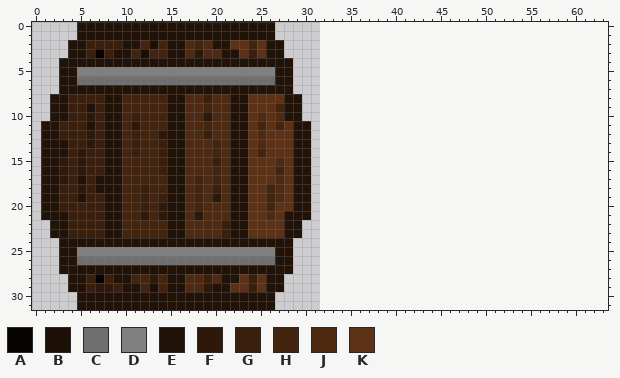
A pixel-art sprite gets an edit: res/img/barrel.png. The first picture shows the starting point.
The file is 32x32 pixels. Colours within 5 levels of each other are drawn and written as one. The old version is drawn lined up with the new one, on the new canvas.
Palette (. is transparent): A #060301  B #1c0f06  C #6f6f6f  D #808080  E #221309  F #2d180a  G #3a1f0d  H #43240f  J #4f2a12  K #5c3115
Pixels before, first column x 1:
 0 ....EEEEEEEEEEEEEEEEEEEEEE....
 1 ....EEEEEEEEEEEEEEEEEEEEEE....
 2 ...EEGGGGEEHBHEEJHJEEKKHKEE...
 3 ...EEGAGEEHBHHEEJFJJEEKGKEE...
 4 ..EEEEEEEEEEEEEEEEEEEEEEEEEE..
 5 ..EEDDDDDDDDDDDDDDDDDDDDDDEE..
 6 ..EECCCCCCCCCCCCCCCCCCCCCCEE..
 7 ..EEEEEEEEEEEEEEEEEEEEEEEEEE..
 8 .EEGGGGEEHHHHHEEJJGJJEEKKKKEE.
 9 .EEGGEGEEHHHHHEEJJHJJEEKKKHEE.
10 .EEGGFGEEHGHHHEEJJFJJEEKJKJEE.
11 EEGGGEGEEHFHHHEEJJHJJEEKHKHKEE
12 EEGGGFGEEHGHHFEEJJGJJEEKJKKKEE
13 EEEGGFGEEHGHHGEEJJJHJEEKJKKKEE
14 EEEGFGGEEHGHHGEEJJJHJEEKHKKKEE
15 EEFGFGGEEHHHHGEEJJJGJEEKKKJKEE
16 EEFGFGGEEHHHHGEEJJJHJEEKKKHKEE
17 EEFGEGEEEHHHHHEEJHJHJEEKKKJKEE
18 EEGGFGEEEHHGHHEEJHJGJEEKKHJKEE
19 EEGGEGGEEHHGHGEEJHJFJEEKKHJKEE
20 EEGGGGGEEHHGHFEEJHJJJEEKKHKKEE
21 EEEGGGGEEHHFHFEEJFJJJEEKKJKEEE
22 .EEGGGGEEHHHHHEEJJJJGEEKKKKEE.
23 .EEGGGGEEHHHHHEEJJJJGEEKKKKEE.
24 ..EEEEEEEEEEEEEEEEEEEEEEEEEE..
25 ..EEDDDDDDDDDDDDDDDDDDDDDDEE..
26 ..EECCCCCCCCCCCCCCCCCCCCCCEE..
27 ..EEEEEEEEEEEEEEEEEEEEEEEEEE..
28 ...EEGAGEEHHFHEEJJGJEEKGKEE...
29 ...EEGFFGEEHBHEEJJFEEKKGKEE...
30 ....EEEEEEEEEEEEEEEEEEEEEE....
31 ....EEEEEEEEEEEEEEEEEEEEEE....
After the commit:
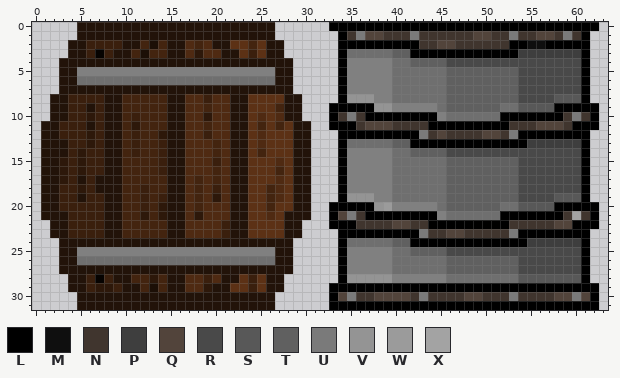
Colours new in this view: L #000000  M #0f0f0f  N #40352e  P #3e3e3e  Q #52443b  R #494949  S #585858  T #606060  U #7a7a7a  V #949494  W #9b9b9b  X #a3a3a3
The edit:
canvas 32x32 -> 64x32
y 0: x 33..62 .............................. -> LLLLLLLLLLLLLLLLLLLLLLLLLLLLLL
y 1: x 34..61 ............................ -> LNUQQNNNUNNNNNNQQNNUNNQQNUNL
y 2: x 34..61 ............................ -> LLLLLLLLLNNQQNNNNNNLLMMLLLLL
y 3: x 34..61 ............................ -> LCCCCCTTLLLLLLLLLLLLPPPPPPPL
y 4: x 34..61 ............................ -> LDDDDDCCTTTTRRRRRRRRRRRRRRRL
y 5..7: x 34..61 ............................ -> LDDDDDCCCCCCTTTTTTTTRRRRRRRL
y 8: x 34..61 ............................ -> LVVVDDCCCCCCTTTTTTTTRRRRSSSL
y 9: x 33..62 .............................. -> LLLLLVVDDDDDCTTTTTTCCSSSSLLLLL
y 10: x 33..62 .............................. -> LNUNLLLLLLLLDCCCCCCLLLLLLLNUNL
y 11: x 33..62 .............................. -> LLLNQQQNNNNLLLLLLLLLNNNQQQNLLL
y 12: x 34..61 ............................ -> LLLLLLLLLUNQNNNNQQNULLLLLLLL
y 13: x 34..61 ............................ -> LCCCCCTTLLLLLLLLLLLLLPPPPPPL
y 14: x 34..61 ............................ -> LDDDDDCCTTTTRRRRRRRRRRRRRRRL
y 15..18: x 34..61 ............................ -> LDDDDDCCCCCCTTTTTTTTRRRRRRRL
y 19: x 34..61 ............................ -> LVVVDDCCCCCCTTTTTTTTRRRRSSSL
y 20: x 33..62 .............................. -> LLLLLVWDDDDDCTTTTTTCCSSSSLLLLL
y 21: x 33..62 .............................. -> LQUNLLLLLLLLDCCCCCCLLLLLLLNXNL
y 22: x 33..62 .............................. -> LLLNNNNQQNNLLLLLLLLLNNNNNQQLLL
y 23: x 34..61 ............................ -> LLLLLLLLLUNNQQNNNNNULLLLLLLL
y 24: x 34..61 ............................ -> LCCCCCTTLLLLLLLLLLLLLPPPPPPL
y 25: x 34..61 ............................ -> LDDDDDCCTTTTRRRRRRRRRRRRRRRL
y 26..27: x 34..61 ............................ -> LDDDDDCCCCCCTTTTTTTTRRRRRRRL
y 28: x 34..61 ............................ -> LVVVVVDDDDDDCCCCCCCCSSSSSSSL
y 29: x 33..62 .............................. -> LLLLLLLLLLLLLLLLLLLLLLLLLLLLLL
y 30: x 33..62 .............................. -> LQUNNQQQQNUNNNNQQNNNUNNNNQQUQL
y 31: x 33..62 .............................. -> LLLLLLLLLLLLLLLLLLLLLLLLLLLLLL
Pixel boxes of the changes (left, top, right, bottom) in both pictures:
added: (329, 22, 599, 310)
